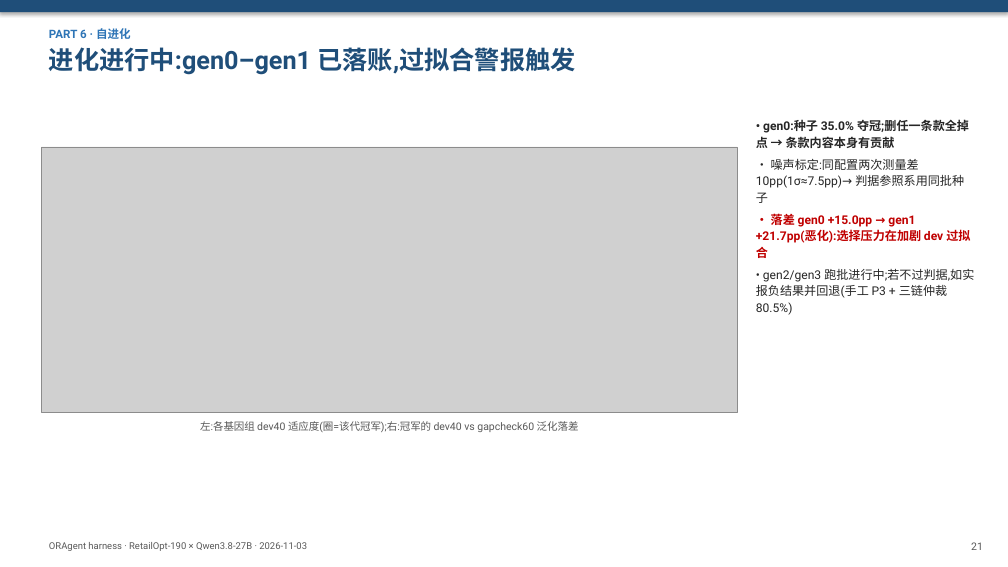
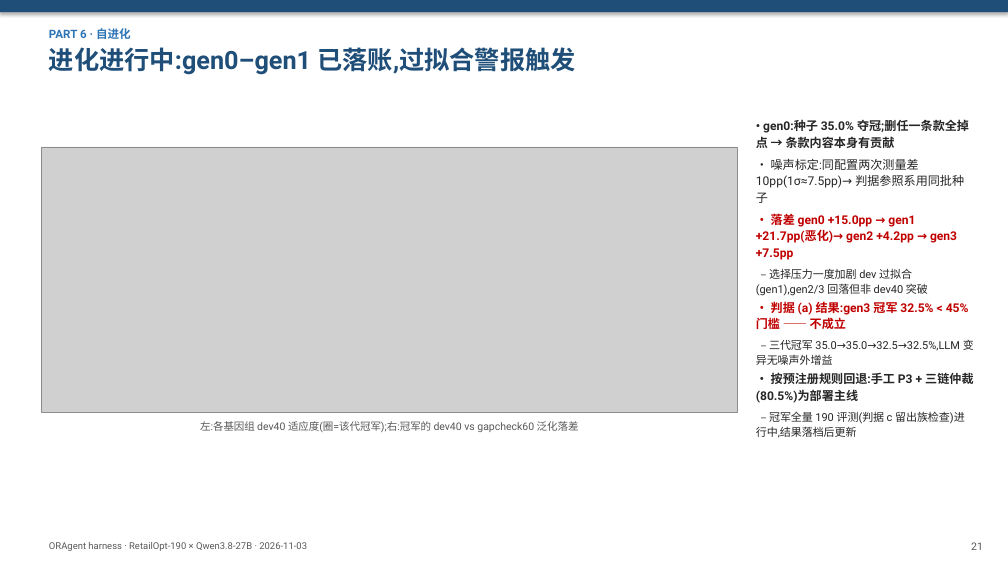
Before and after one commit to Goldfish908/ora, a slide deck: slide 22 of docs/report/ORAgent_report_2026-11-03.pptx. Drawn at 1008x567 pixels with LibreOffice and Linux fonts; fonts in the diff are those of the drawing; grey boxes stand for pictures. Boxes give left, top, right and bottom in pixels: in the first picture for what was removed or moved away, otherwise in the second. Text is boxed around its words. In the diff, an @@ line names an element or a change of style, - is before the commit and + after.

```diff
--- a/docs/report/ORAgent_report_2026-11-03.pptx
+++ b/docs/report/ORAgent_report_2026-11-03.pptx
@@ text at (756, 212, 974, 438): text changed; bold on @@
-• 落差 gen0 +15.0pp → gen1 +21.7pp(恶化):选择压力在加剧 dev 过拟合
-• gen2/gen3 跑批进行中;若不过判据,如实报负结果并回退(手工 P3 + 三链仲裁 80.5%)
+• 落差 gen0 +15.0pp → gen1 +21.7pp(恶化)→ gen2 +4.2pp → gen3 +7.5pp
+– 选择压力一度加剧 dev 过拟合(gen1),gen2/3 回落但非 dev40 突破
+• 判据 (a) 结果:gen3 冠军 32.5% < 45% 门槛 —— 不成立
+– 三代冠军 35.0→35.0→32.5→32.5%,LLM 变异无噪声外增益
+• 按预注册规则回退:手工 P3 + 三链仲裁(80.5%)为部署主线
+– 冠军全量 190 评测(判据 c 留出族检查)进行中,结果落档后更新
```
Also in this commit, not shown: 1 other slide changed, 2 other files.
